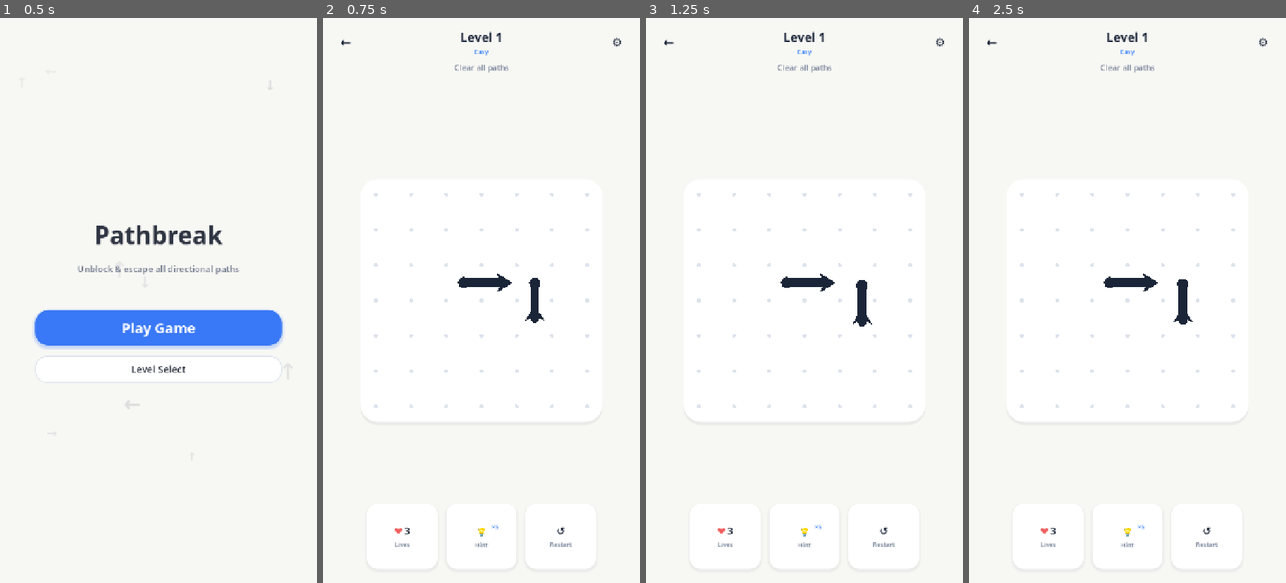
Above: before the commit, frames 1-4 (left to right).
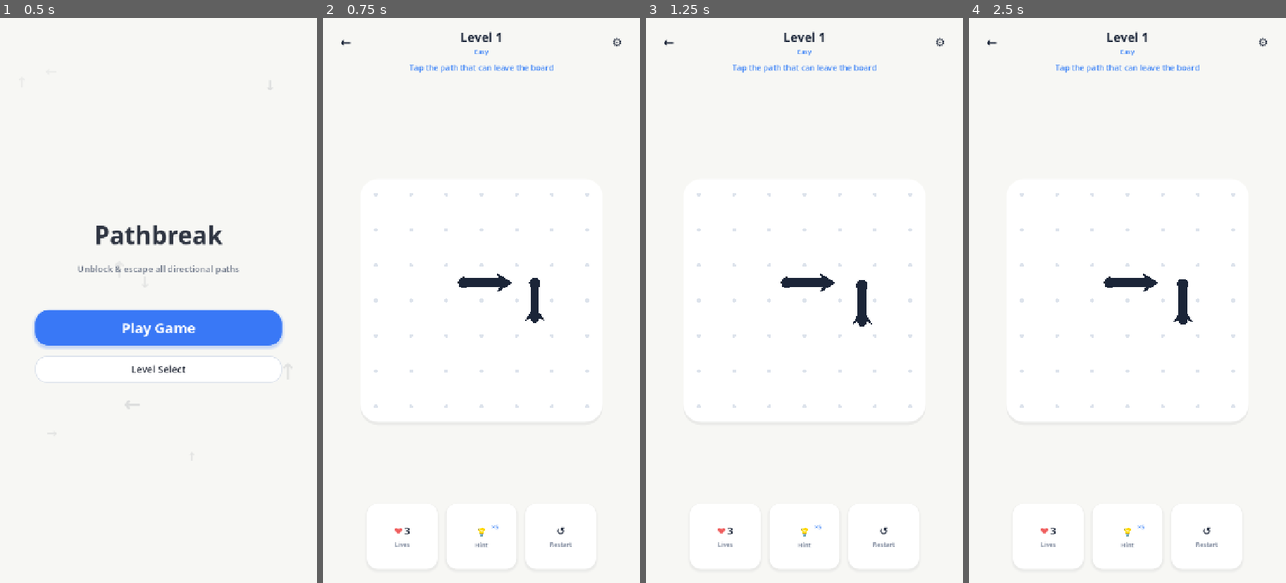
Above: after the commit, the same moments.

Repository: arvindgaikwad/Pathbreak
Game: Godot game, scene res://scenes/MainMenu.tscn
The game is run twice, just before and just after one commit, with the same random seed, the same clock (stepped at 60 frames per second) and the same inputs.
Inputs:
- Up to frame 1 (0.5 s): no input
- Up to frame 2 (0.75 s): click "Play Game" at 0.5 s
- Up to frame 3 (1.25 s): no input
- Up to frame 4 (2.5 s): click "←" at 1.25 s; click "Play Game" at 2 s

Frame 1 is identical in both runs. In frame 2, 0.3% of the frame differs, in the area x 27-73%, y 8-10%; in frame 3, 0.3%; in frame 4, 0.3%.

Commit message:
Improve tutorial hints and gameplay feedback

Diff:
--- a/scripts/gameplay/level_manager.gd
+++ b/scripts/gameplay/level_manager.gd
@@ -147,7 +147,10 @@
 	total_pieces = level_data.pieces.size()
 	remaining_pieces = total_pieces
 	hud.update_hud(level_data.level_id, level_data.difficulty, lives_left, hints_left)
-	board.update_assist_pulses(current_level_idx == 0 and not SaveManager.tutorial_completed)
+	var tutorial_active := current_level_idx == 0 and not SaveManager.tutorial_completed
+	board.update_assist_pulses(tutorial_active)
+	if tutorial_active:
+		hud.show_message("Tap the path that can leave the board", true)
 	_update_layout()
 
 func _on_piece_tapped(piece: PuzzlePiece) -> void:
@@ -161,6 +164,9 @@
 		board.remove_piece_occupancy(piece)
 		piece.animate_successful_escape()
 		remaining_pieces -= 1
+
+		if current_level_idx == 0 and remaining_pieces == 1:
+			hud.show_message("Great! Now clear the last path", true)
 
 		get_tree().create_timer(0.35).timeout.connect(func() -> void:
 			if not input_locked:
@@ -175,6 +181,7 @@
 		SettingsManager.play_haptic(&"error")
 		mistake_count += 1
 		lives_left = maxi(lives_left - 1, 0)
+		hud.show_message("That path is blocked")
 		hud.update_hud(
 			level_data_list[current_level_idx].level_id,
 			level_data_list[current_level_idx].difficulty,
@@ -252,23 +259,32 @@
 	load_level(current_level_idx)
 
 func _on_hint_pressed() -> void:
-	if input_locked or hints_left <= 0:
+	if input_locked:
+		return
+
+	var free_tutorial_hint := current_level_idx == 0 and not SaveManager.tutorial_completed
+	if not free_tutorial_hint and hints_left <= 0:
+		hud.show_message("No hints left")
 		return
 
 	var candidate: PuzzlePiece = board.get_first_escapable_piece()
 	if candidate == null:
-		return
-
-	hints_left -= 1
-	SaveManager.hint_count = hints_left
-	SaveManager.save_game()
-	hud.update_hud(
-		level_data_list[current_level_idx].level_id,
-		level_data_list[current_level_idx].difficulty,
-		lives_left,
-		hints_left
-	)
+		hud.show_message("No path can leave yet")
+		return
+
+	if not free_tutorial_hint:
+		hints_left -= 1
+		SaveManager.hint_count = hints_left
+		SaveManager.save_game()
+		hud.update_hud(
+			level_data_list[current_level_idx].level_id,
+			level_data_list[current_level_idx].difficulty,
+			lives_left,
+			hints_left
+		)
+
 	candidate.play_hint_pulse()
+	hud.show_message("Tap the blue path", true)
 	SettingsManager.play_haptic(&"light")
 
 func _on_settings_pressed() -> void:
